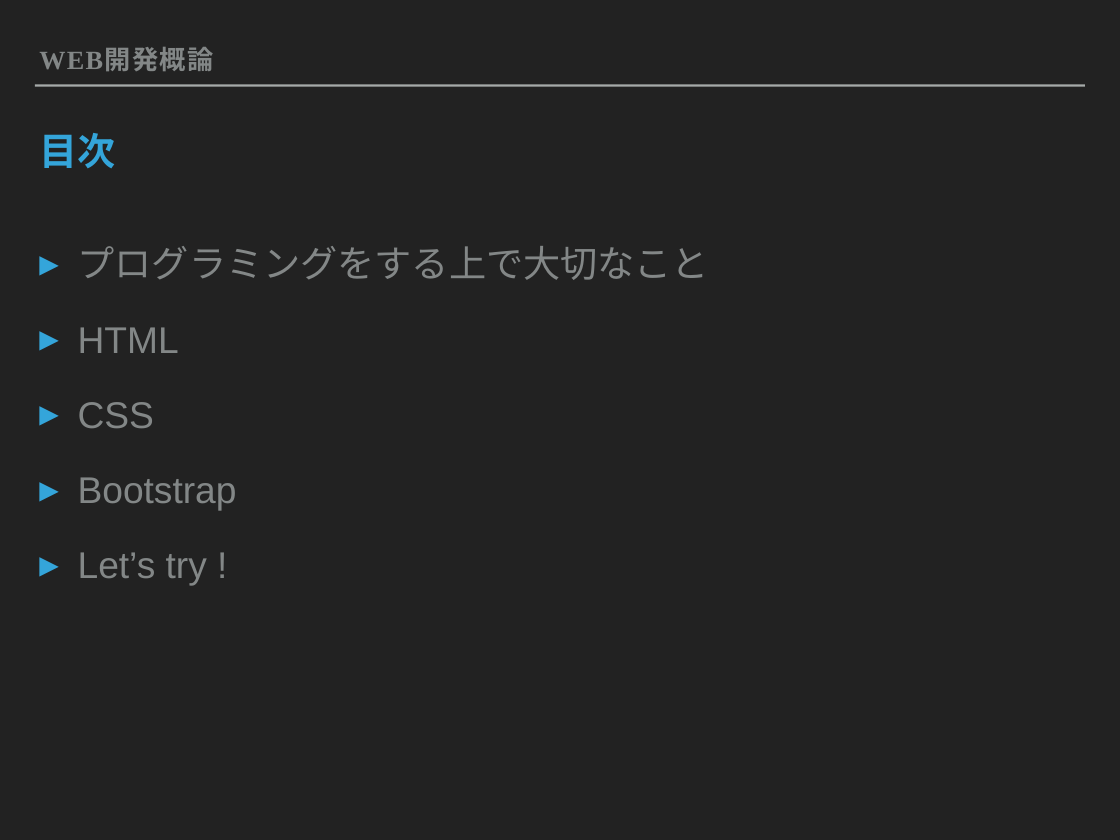
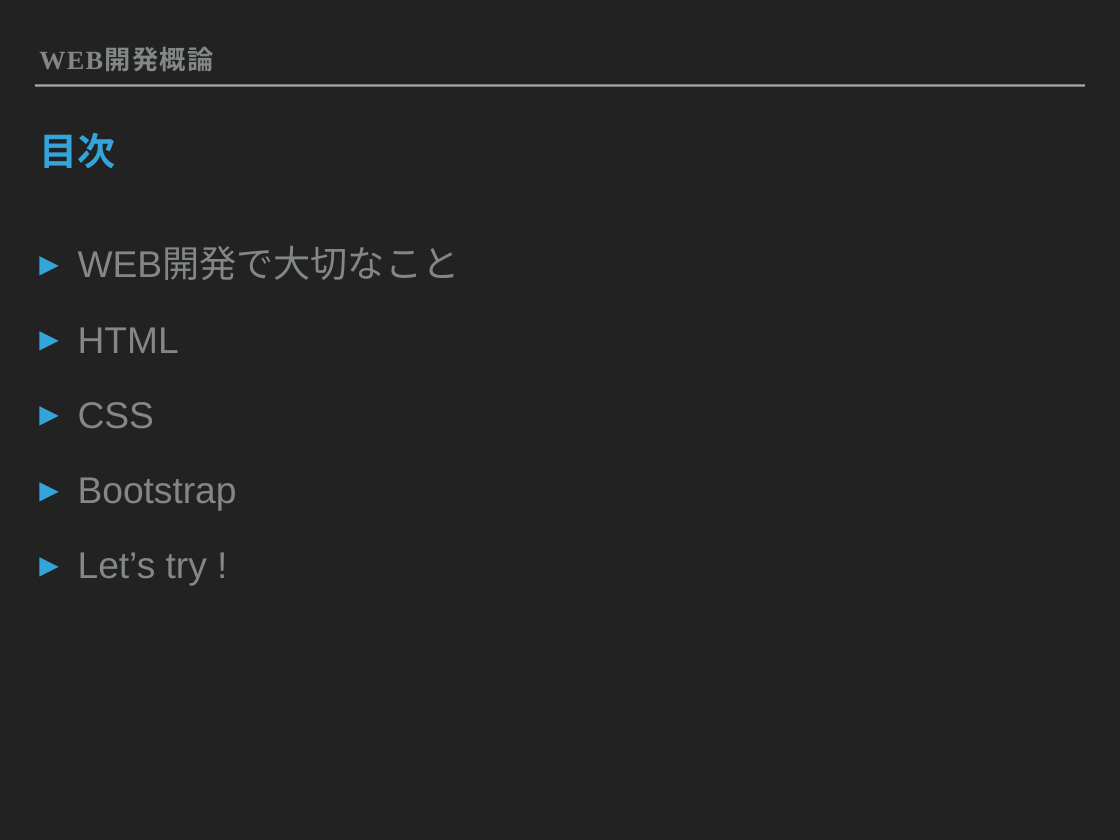
Before and after one commit to nadollin/Web-Education, a slide deck: slide 2 of Lecture 1/WebEducation Lecture1_jp.pptx. Drawn at 1120x840 pixels with LibreOffice and Linux fonts; fonts in the diff are those of the drawing. Boxes give left, top, right and bottom in pixels: in the first picture for what was removed or moved away, otherwise in the second. Text is boxed around its words. In the diff, an @@ line names an element or a change of style, - is before the commit and + after.

```diff
--- a/Lecture 1/WebEducation Lecture1_jp.pptx
+++ b/Lecture 1/WebEducation Lecture1_jp.pptx
@@ text at <box>78,248,460,280</box>: text changed @@
-▸ プログラミングをする上で大切なこと
+▸ WEB開発で大切なこと
```
Also in this commit, not shown: 9 other slides changed, 1 slide added, 3 slides removed, 1 other file.
